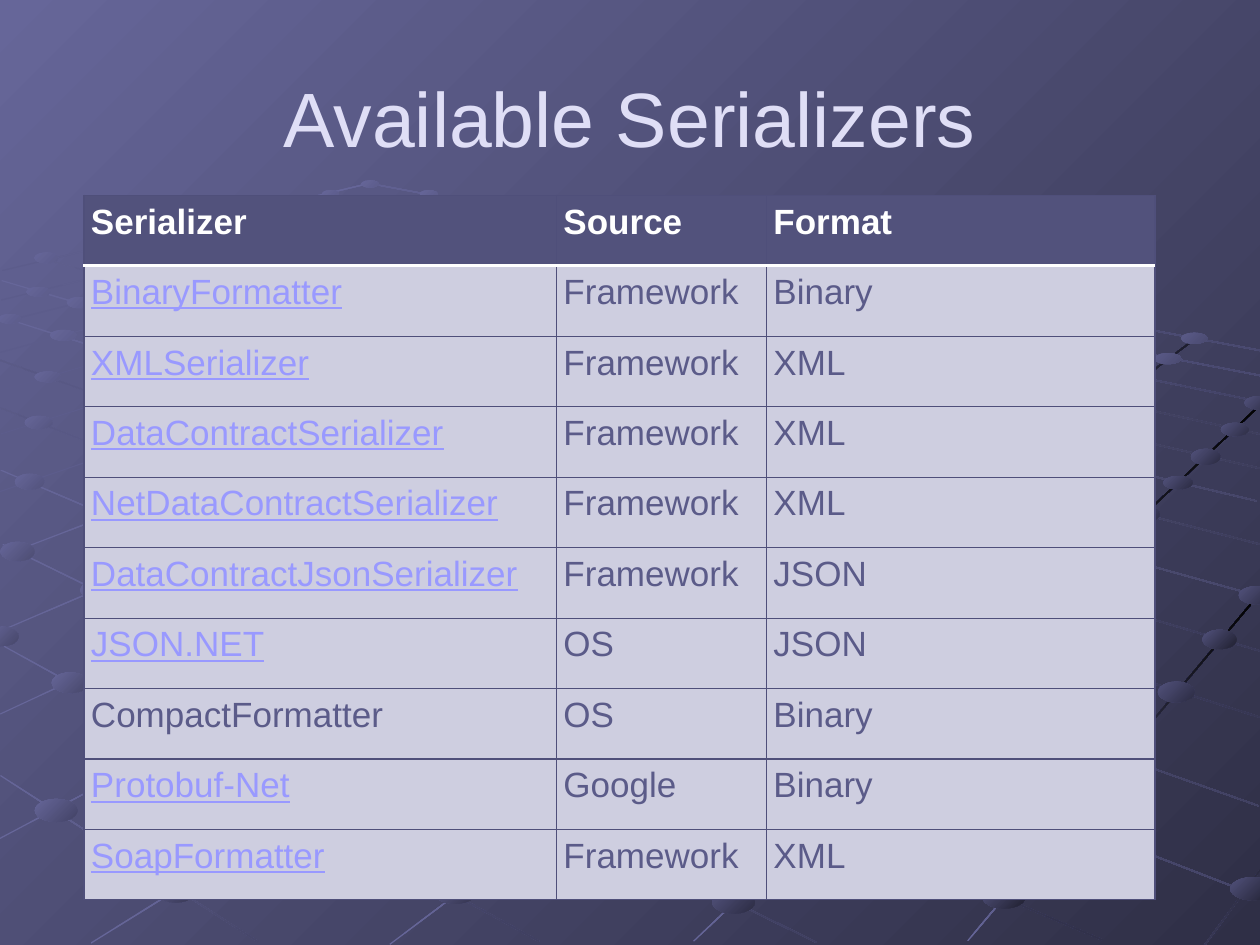
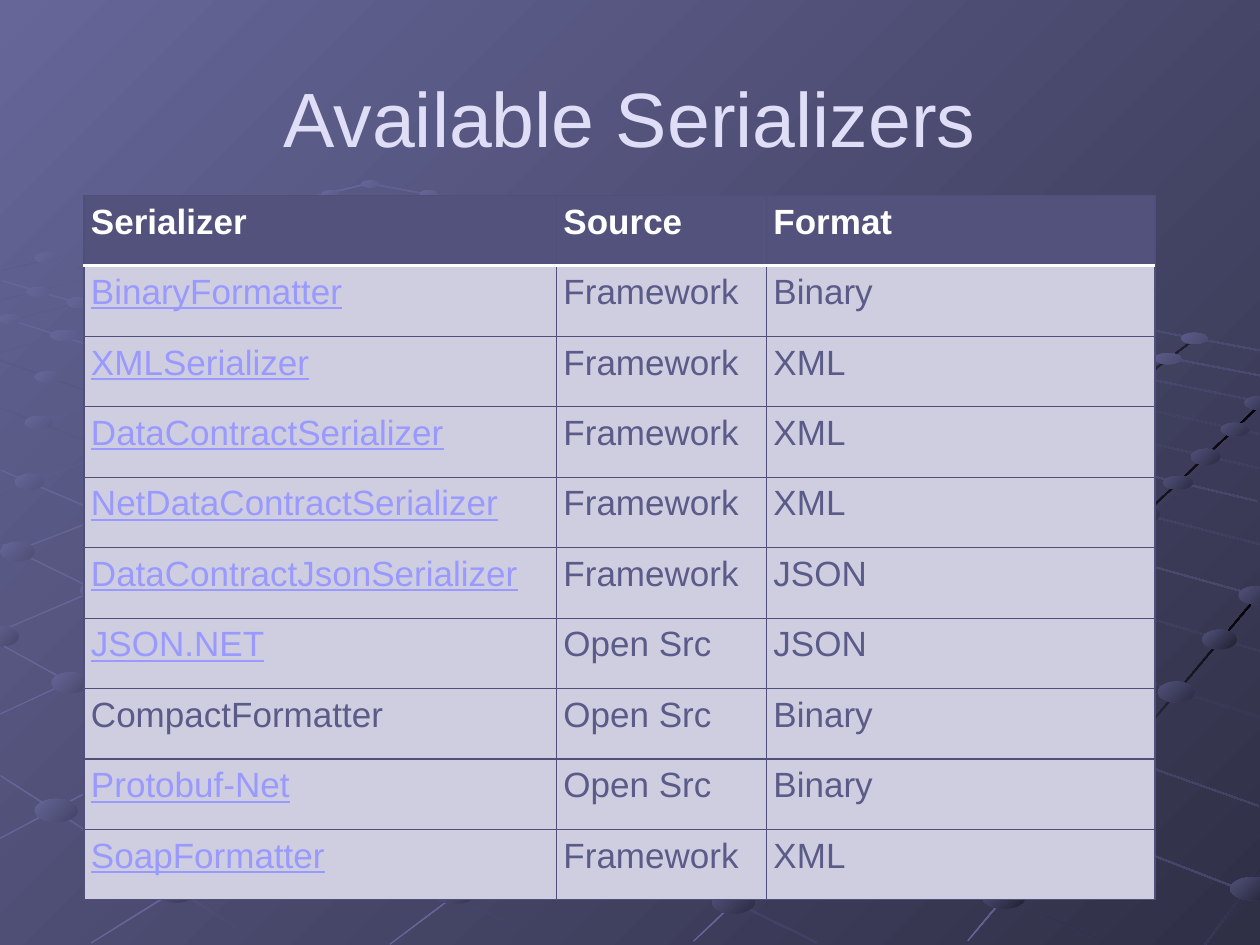
Before and after one commit to gregsohl/.NetSerialization-Presentation, a slide deck: slide 5 of .NET Serialization.pptx. Drawn at 1260x945 pixels with LibreOffice and Linux fonts; fonts in the diff are those of the drawing. Boxes give left, top, right and bottom in pixels: in the first picture for what was removed or moved away, otherwise in the second. Text is boxed around its words. In the diff, an @@ line names an element or a change of style, - is before the commit and + after.

```diff
--- a/.NET Serialization.pptx
+++ b/.NET Serialization.pptx
@@ table at [84, 195, 1155, 900] @@
-row 7, column 2: OS
+row 7, column 2: Open Src
-row 8, column 2: OS
+row 8, column 2: Open Src
-row 9, column 2: Google
+row 9, column 2: Open Src
```
Also in this commit, not shown: 3 slides added, 4 other files.
